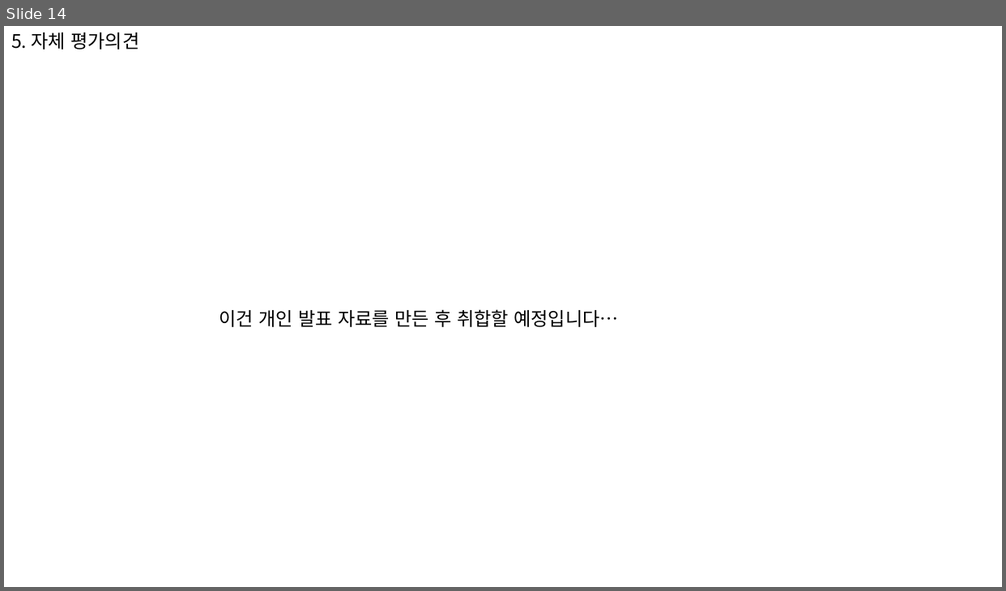
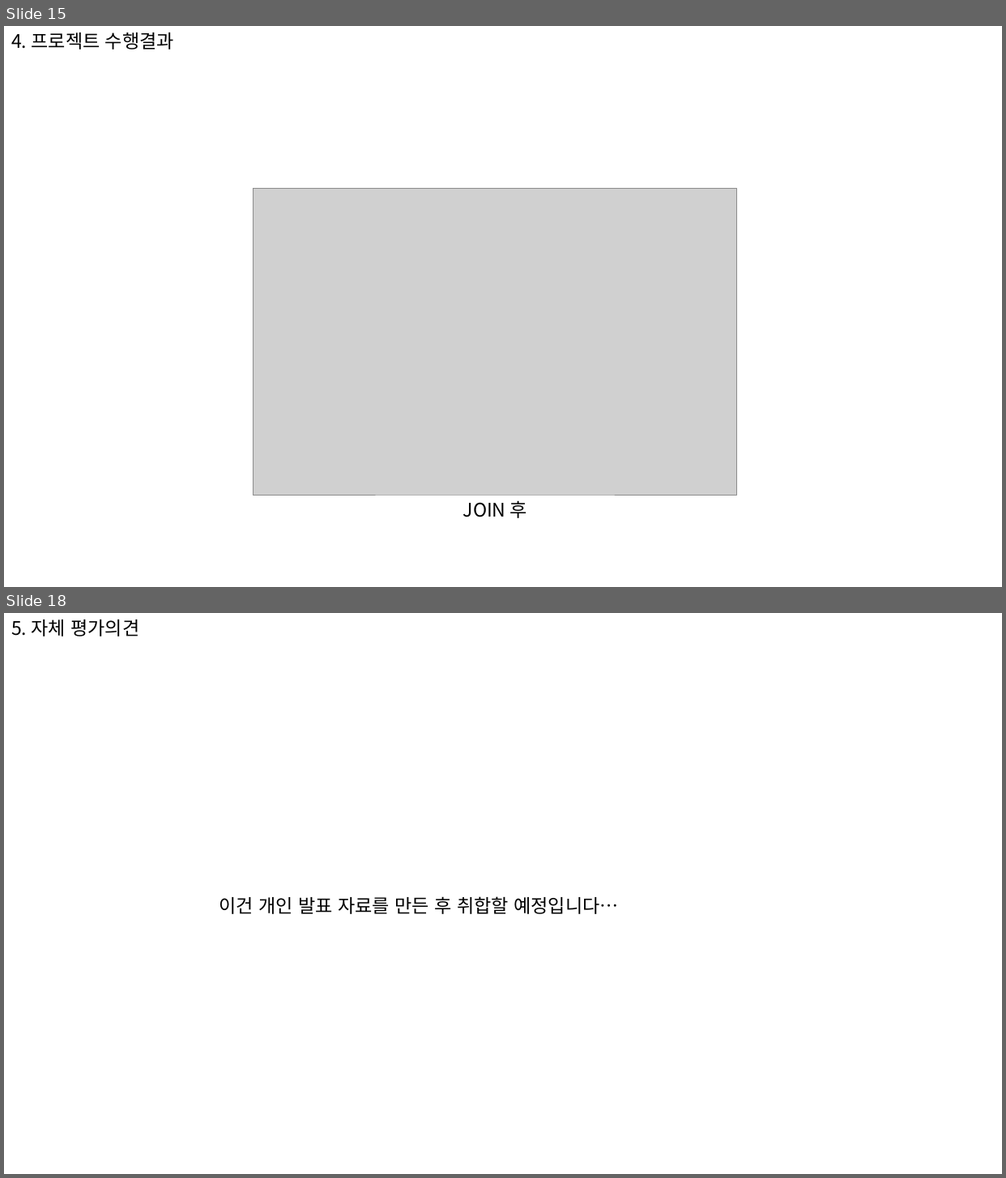
Before and after one commit to 909ma/Group-Study-Service, a slide deck: 기타/PPT/초안.pptx. Shown one above the other, each under a label of ours: slide 14 before the commit, slides 15 and 18 after it; the slides between them are not shown. The pictures are 1006x591 and 1006x1178 pixels, drawn with LibreOffice and Linux fonts; fonts in the diff are those of the drawing; grey boxes stand for pictures. Boxes give left, top, right and bottom in pixels: in the first picture for what was removed or moved away, otherwise in the second. Text is boxed around its words. In the diff, an @@ line names an element or a change of style, - is before the commit and + after.

```diff
--- a/기타/PPT/초안.pptx
+++ b/기타/PPT/초안.pptx
@@ slide 15 added at [4,26,1002,587], background #FFFFFF @@
@@ text added at [11,32,174,49], 18 pt, text #000000 @@
+4. 프로젝트 수행결과
@@ picture added at [253,189,737,495] @@
@@ text added at [463,501,527,518], 18 pt, text #000000 @@
+JOIN 후
@@ what was slide 14 is now slide 18 @@
```
Also in this commit, not shown: 5 slides changed, 3 other slides added, 22 other files.
